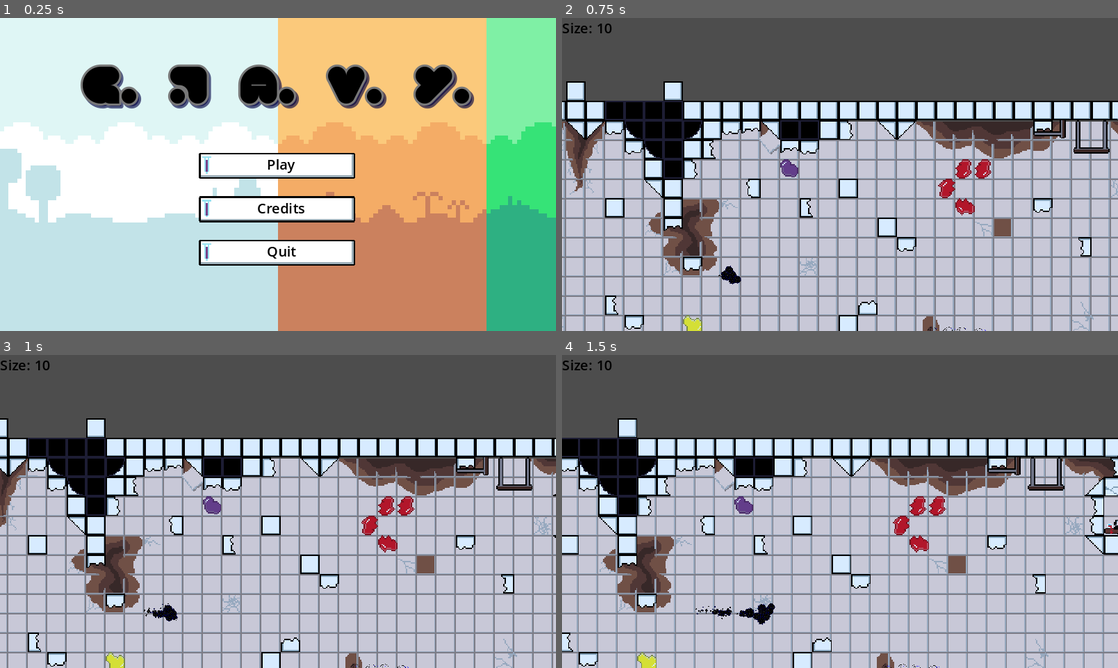
Above: before the commit, frames 1-4 (two rows, left to right).
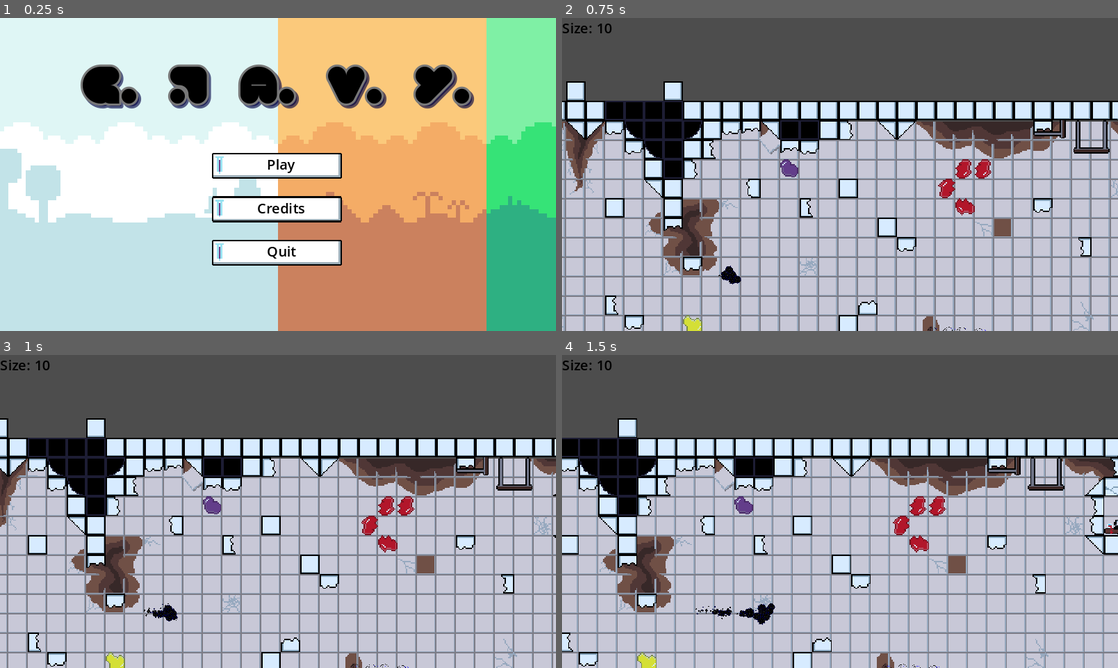
Above: after the commit, the same moments.

Repository: BenBenBenB/godot-testing-2d
Game: Godot game, scene res://scene/main.tscn
Two runs of this game, one before a commit and one after it. Both use one fixed random seed, a clock stepped at 60 frames per second and the inputs below.
Inputs:
- Up to frame 1 (0.25 s): no input
- Up to frame 2 (0.75 s): click "Play" at 0.5 s
- Up to frame 3 (1 s): no input
- Up to frame 4 (1.5 s): hold D (move_right) from 1.28 s (still down)

The runs differ from the first frame. In frame 1, 1.4% of the frame differs, in the area x 35-64%, y 43-80%; in frame 2, nothing differs; in frame 3, nothing differs; in frame 4, nothing differs.

Commit message:
starting to hook up pause menu buttons

Diff:
--- a/project.godot
+++ b/project.godot
@@ -65,7 +65,7 @@
 "events": [Object(InputEventKey,"resource_local_to_scene":false,"resource_name":"","device":-1,"window_id":0,"alt_press …(182 unchanged characters)…
 ]
 }
-exit={
+pause={
 "deadzone": 0.5,
 "events": [Object(InputEventKey,"resource_local_to_scene":false,"resource_name":"","device":-1,"window_id":0,"alt_press …(182 unchanged characters)…
 ]
--- a/scene/level/level_01.tscn
+++ b/scene/level/level_01.tscn
@@ -11,6 +11,7 @@
 [ext_resource type="Script" path="res://script/entities/end_trigger.gd" id="7_fcsdi"]
 [ext_resource type="Script" path="res://script/entities/mushroom_trigger.gd" id="8_ctgmh"]
 [ext_resource type="PackedScene" uid="uid://wpfgcm4ujef5" path="res://scene/entity/enemy/turret_straight_line.tscn" id="10_iqs3h"]
+[ext_resource type="PackedScene" uid="uid://5tu3jjanyxhy" path="res://scene/ui/pause_menu.tscn" id="12_h4vcx"]
 
 [sub_resource type="TileSetAtlasSource" id="TileSetAtlasSource_rdtw8"]
 texture = ExtResource("2_sb0f7")
@@ -111,6 +112,7 @@
 font_color = Color(0, 0, 0, 1)
 
 [node name="Level" type="Node2D"]
+process_mode = 1
 script = ExtResource("1_mwkm8")
 level_id = 1
 
@@ -175,6 +177,10 @@
 text = "Size: "
 label_settings = SubResource("LabelSettings_gq3t0")
 
+[node name="pause_menu" parent="CharacterBody2D/CanvasLayer" instance=ExtResource("12_h4vcx")]
+process_mode = 2
+visible = false
+
 [node name="testingCamera2D" type="Camera2D" parent="CharacterBody2D"]
 enabled = false
 zoom = Vector2(1.4, 1.4)
--- a/scene/ui/button_methods.gd
+++ b/scene/ui/button_methods.gd
@@ -26,3 +26,18 @@
 	if hover_particle != null:
 		hover_particle.visible = false
 		hover_particle.stop()
+
+func _on_continue_button_pressed():
+	#unpause, hides pause menu
+	hide()
+	get_tree().paused = false
+
+
+func _on_menu_button_pressed():
+	#load menu scene
+	pass # Replace with function body.
+
+
+func _on_retry_button_pressed():
+	#reload current scene
+	pass # Replace with function body.
--- a/scene/ui/main_menu.tscn
+++ b/scene/ui/main_menu.tscn
@@ -68,7 +68,7 @@
 
 [node name="PlayButton" type="Button" parent="MarginContainer/VBoxContainer/VBoxContainer2"]
 unique_name_in_owner = true
-custom_minimum_size = Vector2(180, 0)
+custom_minimum_size = Vector2(150, 30)
 layout_mode = 2
 size_flags_horizontal = 4
 text = "Play"
@@ -76,7 +76,7 @@
 [node name="HighscoresButton" type="Button" parent="MarginContainer/VBoxContainer/VBoxContainer2"]
 unique_name_in_owner = true
 visible = false
-custom_minimum_size = Vector2(180, 0)
+custom_minimum_size = Vector2(150, 30)
 layout_mode = 2
 size_flags_horizontal = 4
 text = "High Scores"
@@ -84,7 +84,7 @@
 [node name="SettingsButton" type="Button" parent="MarginContainer/VBoxContainer/VBoxContainer2"]
 unique_name_in_owner = true
 visible = false
-custom_minimum_size = Vector2(180, 0)
+custom_minimum_size = Vector2(150, 30)
 layout_mode = 2
 size_flags_horizontal = 4
 text = "Settings
@@ -92,14 +92,14 @@
 
 [node name="CreditsButton" type="Button" parent="MarginContainer/VBoxContainer/VBoxContainer2"]
 unique_name_in_owner = true
-custom_minimum_size = Vector2(180, 0)
+custom_minimum_size = Vector2(150, 30)
 layout_mode = 2
 size_flags_horizontal = 4
 text = "Credits"
 
 [node name="QuitButton" type="Button" parent="MarginContainer/VBoxContainer/VBoxContainer2"]
 unique_name_in_owner = true
-custom_minimum_size = Vector2(180, 0)
+custom_minimum_size = Vector2(150, 30)
 layout_mode = 2
 size_flags_horizontal = 4
 text = "Quit"
--- a/scene/ui/pause_menu.tscn
+++ b/scene/ui/pause_menu.tscn
@@ -86,11 +86,14 @@
 [connection signal="focus_exited" from="ColorRect/HBoxContainer/RetryButton" to="." method="_on_button_focus_exited"]
 [connection signal="mouse_entered" from="ColorRect/HBoxContainer/RetryButton" to="." method="_on_button_focus_entered" binds= ["RetryButton"]]
 [connection signal="mouse_exited" from="ColorRect/HBoxContainer/RetryButton" to="." method="_on_button_focus_exited"]
+[connection signal="pressed" from="ColorRect/HBoxContainer/RetryButton" to="." method="_on_retry_button_pressed"]
 [connection signal="focus_entered" from="ColorRect/HBoxContainer/ContinueButton" to="." method="_on_button_focus_entered" binds= ["ContinueButton"]]
 [connection signal="focus_exited" from="ColorRect/HBoxContainer/ContinueButton" to="." method="_on_button_focus_exited"]
 [connection signal="mouse_entered" from="ColorRect/HBoxContainer/ContinueButton" to="." method="_on_button_focus_entered" binds= ["ContinueButton"]]
 [connection signal="mouse_exited" from="ColorRect/HBoxContainer/ContinueButton" to="." method="_on_button_focus_exited"]
+[connection signal="pressed" from="ColorRect/HBoxContainer/ContinueButton" to="." method="_on_continue_button_pressed"]
 [connection signal="focus_entered" from="ColorRect/HBoxContainer/MenuButton" to="." method="_on_button_focus_entered" binds= ["MenuButton"]]
 [connection signal="focus_exited" from="ColorRect/HBoxContainer/MenuButton" to="." method="_on_button_focus_exited"]
 [connection signal="mouse_entered" from="ColorRect/HBoxContainer/MenuButton" to="." method="_on_button_focus_entered" binds= ["MenuButton"]]
 [connection signal="mouse_exited" from="ColorRect/HBoxContainer/MenuButton" to="." method="_on_button_focus_exited"]
+[connection signal="pressed" from="ColorRect/HBoxContainer/MenuButton" to="." method="_on_menu_button_pressed"]
Not shown: 1 places in scene/level/level_01.tscn that only renumber resources
